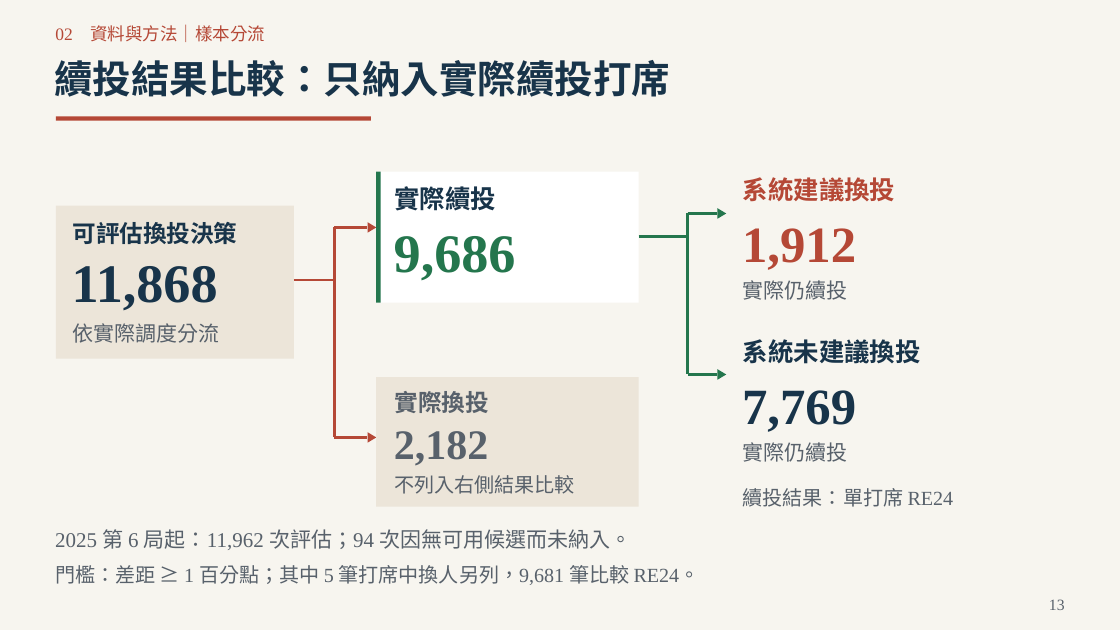
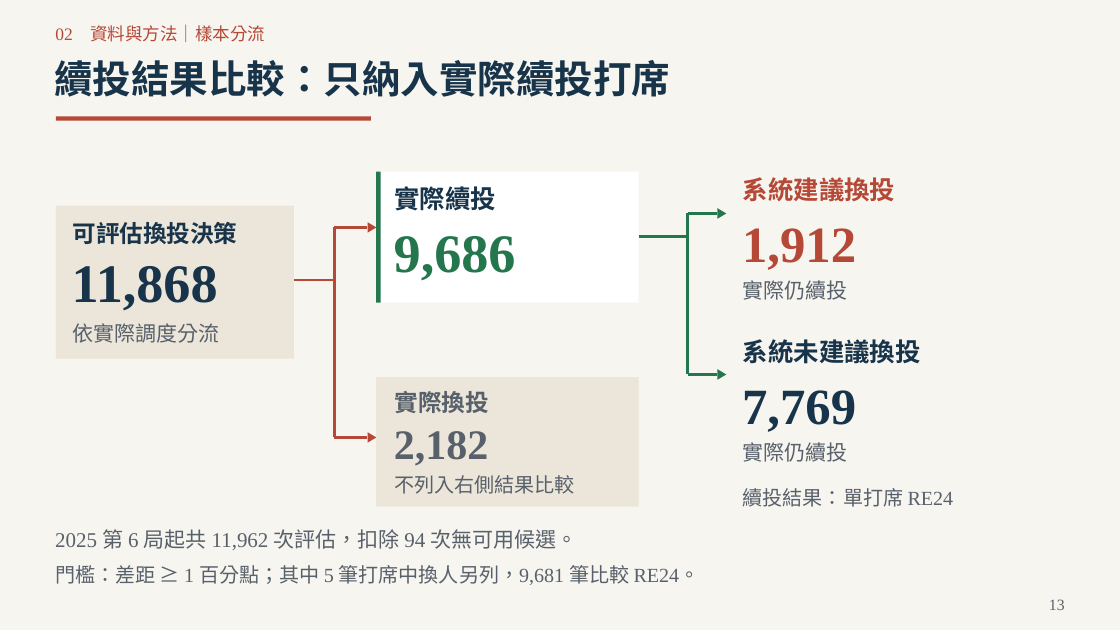
Before and after one commit to Da-Xiong-Chen/baseball_project, a slide deck: slide 13 of presentations/competition-2026/sync-20261115/一球兩面_臨場用人決策_2026球季版_38頁.pptx. Drawn at 1120x630 pixels with LibreOffice and Linux fonts; fonts in the diff are those of the drawing. Boxes give left, top, right and bottom in pixels: in the first picture for what was removed or moved away, otherwise in the second. Text is boxed around its words. In the diff, an @@ line names an element or a change of style, - is before the commit and + after.

```diff
--- a/presentations/competition-2026/sync-20261115/一球兩面_臨場用人決策_2026球季版_38頁.pptx
+++ b/presentations/competition-2026/sync-20261115/一球兩面_臨場用人決策_2026球季版_38頁.pptx
@@ text at <box>55,529,578,550</box>: text changed @@
-2025 第 6 局起：11,962 次評估；94 次因無可用候選而未納入。
+2025 第 6 局起共 11,962 次評估，扣除 94 次無可用候選。
```
Also in this commit, not shown: 12 other slides changed, 2 other files.
